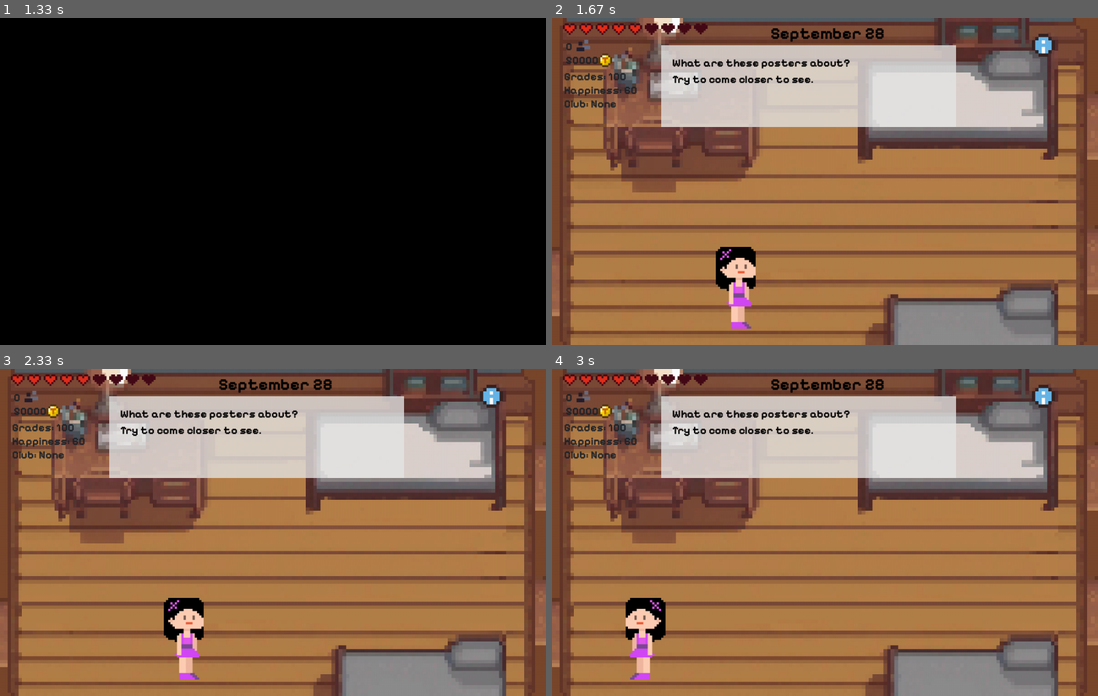
Above: before the commit, frames 1-4 (two rows, left to right).
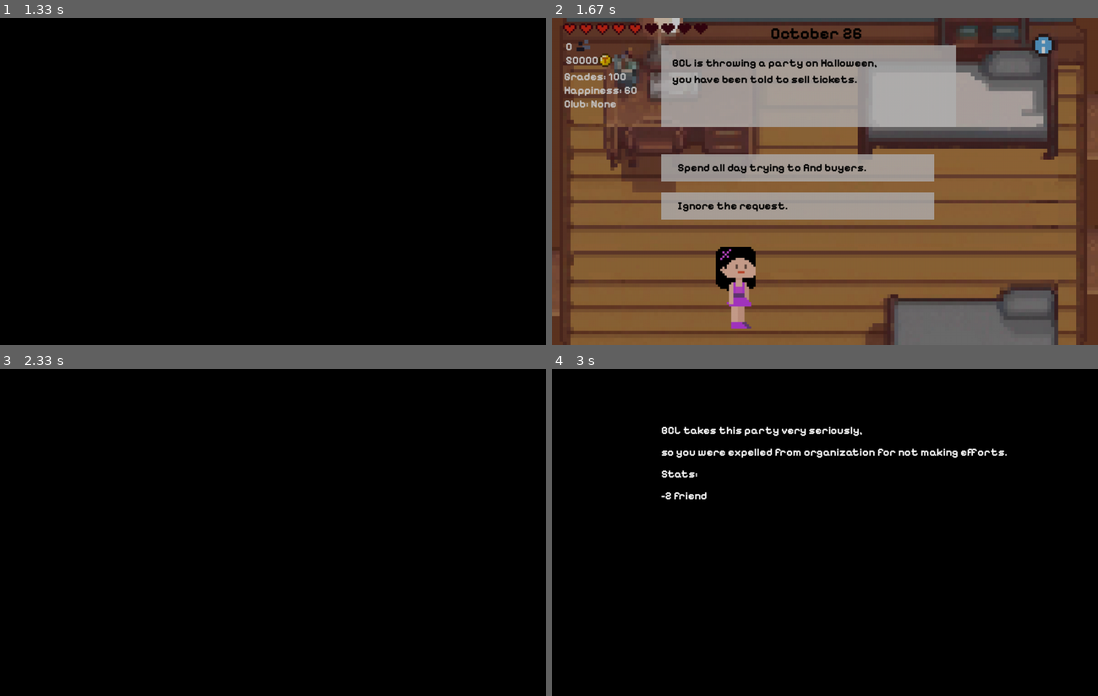
Above: after the commit, the same moments.

Repository: PyGame-Project-Team11/PyGame-Project
Game: pygame game, started from game.py
Same seed, same stepped clock (60 frames per second), same inputs: the game is played once before the commit and once after it.
Inputs (mouse positions are in pixels of both pictures, inside the frame that each line leads up to):
- Up to frame 1 (1.33 s): click "START" at 0.42 s; click (229, 168) at 1.22 s
- Up to frame 2 (1.67 s): click (797, 204) at 1.55 s, where only the run after the commit has a clickable "Ignore the request."
- Up to frame 3 (2.33 s): no input
- Up to frame 4 (3 s): hold Left 2.33-2.87 s

Frame 1 is identical in both runs. In frame 2, 91% of the frame differs, in the area x 0-100%, y 0-100%; in frame 3, 99%; in frame 4, 99%.

Commit message:
Add Extra day for Club activity

Diff:
--- a/game.py
+++ b/game.py
@@ -66,8 +66,9 @@
 
 option_choose = False
 option = False
-day3 = True
-day2 = day1 = day4 = day5 = day6 = day7 = day8 = day9 = False
+game1 = game2 = game3 = False
+extra_day1 = True
+day1 = day2 = day3 = day4 = day5 = day6 = day7 = day8 = day9 = False
 day7_started = False
 
 club_join = False
@@ -397,7 +398,7 @@
 
             if player.check_stats() == True:
                 pygame.display.update()
-                time.sleep(2)
+                time.sleep(3.5)
                 current_background = backgrounds[4]
                 player.pos_x = 100
                 day2 = True
@@ -407,7 +408,7 @@
             else:
                 lose_screen()
                 pygame.display.flip()
-                time.sleep(2)
+                time.sleep(3.5)
                 break
 
     # Day 2 - Sep 18
@@ -489,7 +490,7 @@
                 if player.check_stats() == True:
                     pygame.display.update()
                     pygame.display.update()
-                    time.sleep(2)
+                    time.sleep(3.5)
                     current_background = backgrounds[5]
                     day3 = True
                     option_choose = False
@@ -499,7 +500,7 @@
                 else:
                     lose_screen()
                     pygame.display.flip()
-                    time.sleep(2)
+                    time.sleep(3.5)
                     break
 
     # Day 3 - Sep 28
@@ -635,7 +636,7 @@
                         screen.blit(text_surf, (200, i * 40 + 100))
                 if player.check_stats() == True:
                     pygame.display.update()
-                    time.sleep(2)
+                    time.sleep(3.5)
                     current_background = backgrounds[2]
                     option = False
                     option_choose = False
@@ -645,7 +646,7 @@
                 else:
                     lose_screen()
                     pygame.display.flip()
-                    time.sleep(2)
+                    time.sleep(3.5)
                     break
 
     # Day 4 - Oct 24
@@ -715,7 +716,7 @@
 
             if player.check_stats() == True:
                 pygame.display.update()
-                time.sleep(2)
+                time.sleep(3.5)
                 current_background = backgrounds[3]
                 player.pos_y = 330
                 day5 = True
@@ -725,8 +726,87 @@
             else:
                 lose_screen()
                 pygame.display.flip()
-                time.sleep(2)
+                time.sleep(3.5)
                 break
+
+    elif extra_day1:
+        player.draw_stats(screen, (255, 255, 255))
+        screen.blit(myfont2.render("October 26", True, "black"), (400, 10))
+
+        text_transparent_surface = pygame.Surface((540, 150), pygame.SRCALPHA)
+        text_transparent_surface.fill((230, 230, 230, 200))
+        screen.blit(text_transparent_surface, (200, 50))
+
+        text = [
+            "BCL is throwing a party on Halloween, ",
+            "you have been told to sell tickets."
+        ]
+        for i, t in enumerate(text):
+            text_surf = myfont.render(t, True, (0, 0, 0))
+            screen.blit(text_surf, (220, i * 30 + 70))
+
+        option_transparent_surface = pygame.Surface((500, 50), pygame.SRCALPHA)
+        option_transparent_surface.fill((230, 230, 230, 200))
+        option1_surf = myfont.render("Spend all day trying to find buyers.",
+                                     True, "black")
+        option1 = pygame.Rect(200, 250, 500, 50)
+        screen.blit(option_transparent_surface, (200, 250))
+        screen.blit(option1_surf, (230, 262))
+
+        option2_surf = myfont.render("Ignore the request.", True, "black")
+        option2 = pygame.Rect(200, 320, 500, 50)
+        screen.blit(option_transparent_surface, (200, 320))
+        screen.blit(option2_surf, (230, 332))
+
+        mouse_buttons = pygame.mouse.get_pressed()
+        if mouse_buttons[0]:
+            mouse_pos = pygame.mouse.get_pos()
+            if option1.collidepoint(mouse_pos):
+                option_choose = True
+                option = True
+            elif option2.collidepoint(mouse_pos):
+                option_choose = True
+                option = False
+        if option_choose:
+            blackout()
+            screen.fill("black")
+            if option:
+                text = [
+                    "Whack a Mole ", "The more Hits,", "The more Tickets sold"
+                ]
+                for i, t in enumerate(text):
+                    text_surf = myfont.render(t, False, "white")
+                    screen.blit(text_surf, (200, i * 40 + 100))
+                game1 = True
+            else:
+                text = [
+                    "BCL takes this party very seriously, ",
+                    "so you were expelled from organization for not making efforts.",
+                    "Stats:", "-2 friend"
+                ]
+                for i, t in enumerate(text):
+                    text_surf = myfont.render(t, True, "white")
+                    screen.blit(text_surf, (200, i * 40 + 100))
+                player.friends -= 2
+                player.club = None
+
+                if player.check_stats() == True:
+                    pygame.display.update()
+                    time.sleep(3.5)
+                    current_background = backgrounds[3]
+                    player.pos_y = 330
+                    day5 = True
+                    option_choose = False
+                    option = False
+                    day4 = False
+                else:
+                    lose_screen()
+                    pygame.display.flip()
+                    time.sleep(3.5)
+                    break
+
+        if game1:
+            break
 
     # Day 5 - Oct 28
     elif day5:
@@ -780,7 +860,7 @@
 
             if player.check_stats() == True:
                 pygame.display.update()
-                time.sleep(2)
+                time.sleep(3.5)
                 current_background = backgrounds[6]
                 player.pos_y = 400
                 day6 = True
@@ -790,7 +870,7 @@
             else:
                 lose_screen()
                 pygame.display.flip()
-                time.sleep(2)
+                time.sleep(3.5)
                 break
 
     # Day 6 - Oct 30
@@ -831,7 +911,7 @@
 
             if player.check_stats() == True:
                 pygame.display.update()
-                time.sleep(2)
+                time.sleep(3.5)
                 current_background = backgrounds[0]
                 player.pos_x = 250
                 pygame.mixer.music.load('sounds/day7_music.mp3')
@@ -841,7 +921,7 @@
             else:
                 lose_screen()
                 pygame.display.flip()
-                time.sleep(2)
+                time.sleep(3.5)
                 break
 
     # Day 7 - Nov 4
@@ -863,7 +943,7 @@
 
         if not day7_started:
             pygame.display.update()
-            time.sleep(2)
+            time.sleep(3.5)
             day7_started = True
 
         player_rect = player.walk_right[player_anim_count].get_rect()
@@ -893,7 +973,7 @@
             player.friends += 2
             player.health += 10
             pygame.display.update()
-            time.sleep(2)
+            time.sleep(3.5)
             current_background = backgrounds[1]
             day8 = True
             pygame.mixer.music.load('sounds/back_music.mp3')
@@ -937,7 +1017,7 @@
 
             if player.check_stats() == True:
                 pygame.display.update()
-                time.sleep(2)
+                time.sleep(3.5)
                 current_background = backgrounds[1]
                 day8 = True
                 day7 = False
@@ -945,7 +1025,7 @@
             else:
                 lose_screen()
                 pygame.display.flip()
-                time.sleep(2)
+                time.sleep(3.5)
                 break
 
         clock.tick(60)
@@ -1022,7 +1102,7 @@
 
             if player.check_stats() == True:
                 pygame.display.update()
-                time.sleep(2)  # 1.5
+                time.sleep(3.5)  # 1.5
                 current_background = backgrounds[4]
                 day9 = True
                 option_choose = False
@@ -1031,7 +1111,7 @@
             else:
                 lose_screen()
                 pygame.display.flip()
-                time.sleep(2)
+                time.sleep(3.5)
                 break
 
     #Day 9 - Dec 18
